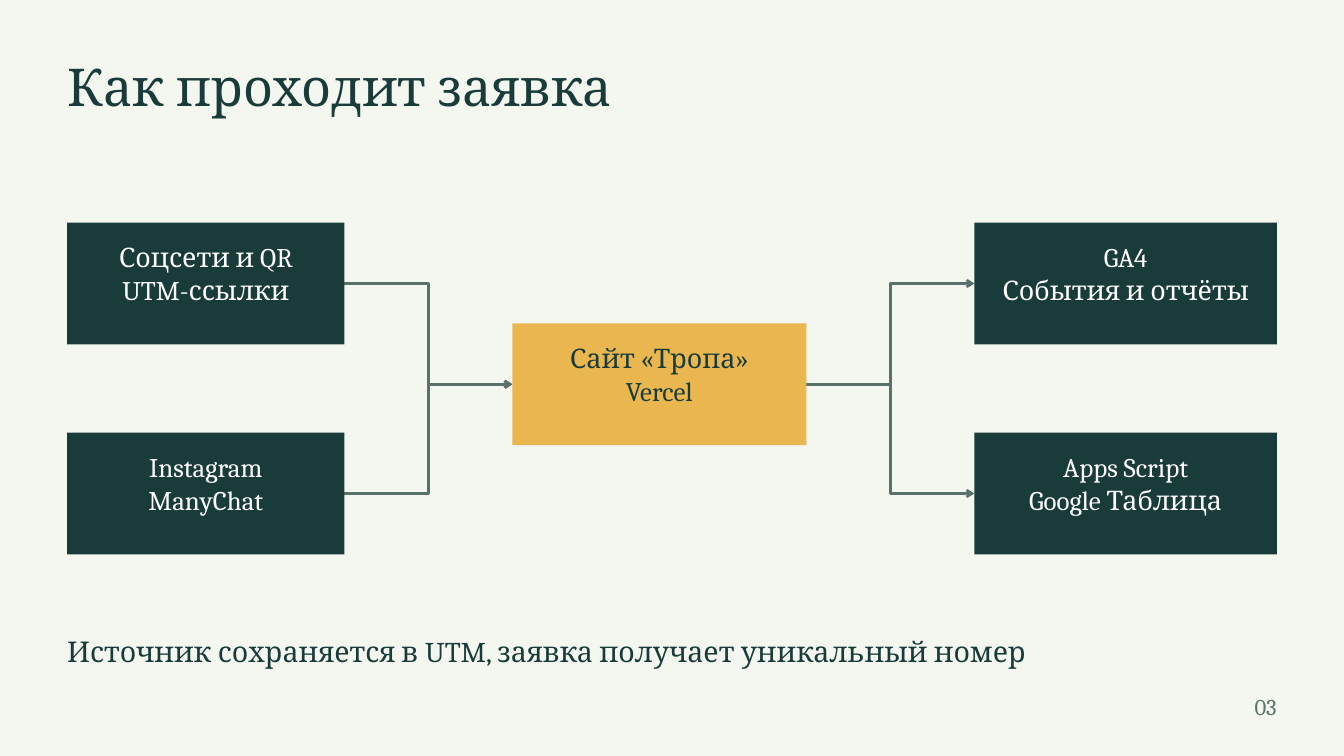
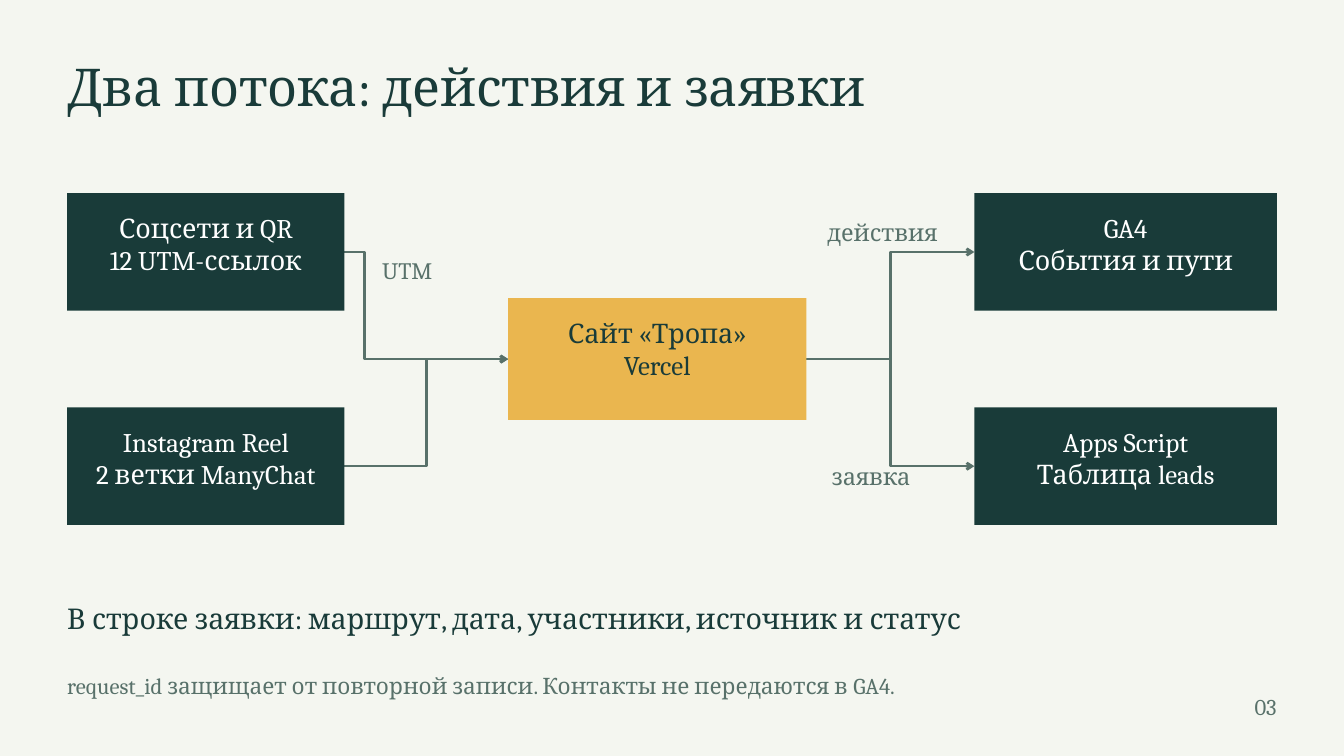
Before and after one commit to Resolushh/tz-11-turklub-tropa, a slide deck: slide 3 of presentation/zashchita.pptx. Drawn at 1344x756 pixels with LibreOffice and Linux fonts; fonts in the diff are those of the drawing. Boxes give left, top, right and bottom in pixels: in the first picture for what was removed or moved away, otherwise in the second. Text is boxed around its words. In the diff, an @@ line names an element or a change of style, - is before the commit and + after.

Commit message:
presentation: добавить наглядный путь заявки и подробности проекта

```diff
--- a/presentation/zashchita.pptx
+++ b/presentation/zashchita.pptx
@@ text at bbox=[67, 67, 866, 117]: text changed @@
-Как проходит заявка
+Два потока: действия и заявки
@@ rectangle: place and size @@
-rectangle at bbox=[67, 223, 344, 344]
+rectangle at bbox=[67, 193, 344, 311]
@@ rectangle: place and size @@
-rectangle at bbox=[974, 223, 1276, 344]
+rectangle at bbox=[974, 193, 1276, 311]
@@ text "Соцсети и QR": place and size @@
-text "Соцсети и QR" at bbox=[119, 247, 293, 301]
+text "Соцсети и QR" at bbox=[110, 218, 302, 271]
@@ text added at bbox=[827, 223, 937, 246], 21 pt, text #58716A @@
+действия
@@ text "GA4": place and size @@
-text "GA4" at bbox=[1002, 249, 1249, 301]
+text "GA4" at bbox=[1018, 220, 1232, 277]
@@ text at bbox=[110, 252, 302, 271]: text changed @@
-UTM-ссылки
+12 UTM-ссылок
@@ elbow arrow moved from (344, 284) - (512, 385) to (344, 252) - (508, 359) @@
@@ text added at bbox=[382, 263, 432, 279], 21 pt, text #58716A @@
+UTM
@@ elbow arrow moved from (806, 385) - (974, 284) to (806, 359) - (974, 252) @@
@@ text at bbox=[1018, 249, 1232, 277]: text changed @@
-События и отчёты
+События и пути
@@ rectangle: place and size @@
-rectangle at bbox=[512, 323, 806, 445]
+rectangle at bbox=[508, 298, 806, 420]
@@ text "Сайт «Тропа»": place and size @@
-text "Сайт «Тропа»" at bbox=[570, 348, 736, 401]
+text "Сайт «Тропа»" at bbox=[568, 323, 734, 375]
@@ elbow arrow moved from (344, 493) - (512, 385) to (344, 466) - (508, 359) @@
@@ elbow arrow moved from (806, 385) - (974, 493) to (806, 359) - (974, 466) @@
@@ rectangle: place and size @@
-rectangle at bbox=[67, 432, 344, 554]
+rectangle at bbox=[67, 407, 344, 525]
@@ rectangle: place and size @@
-rectangle at bbox=[974, 432, 1276, 554]
+rectangle at bbox=[974, 407, 1276, 525]
@@ text at bbox=[96, 433, 316, 490]: text changed @@
-Instagram
-ManyChat
+Instagram Reel
+2 ветки ManyChat
@@ text "Apps Script": place and size @@
-text "Apps Script" at bbox=[1029, 459, 1222, 516]
+text "Apps Script" at bbox=[1037, 434, 1214, 490]
@@ text added at bbox=[832, 463, 911, 485], 21 pt, text #58716A @@
+заявка
@@ text at bbox=[1037, 463, 1214, 490]: text changed @@
-Google Таблица
+Таблица leads
@@ text added at bbox=[67, 608, 961, 636], 25.5 pt, text #193B39 @@
+В строке заявки: маршрут, дата, участники, источник и статус
@@ text removed at bbox=[67, 641, 1026, 669] @@
-Источник сохраняется в UTM, заявка получает уникальный номер
@@ text added at bbox=[67, 677, 894, 700], 20.2 pt, text #58716A @@
+request_id защищает от повторной записи. Контакты не передаются в GA4.
```
Also in this commit, not shown: 5 other slides changed, 5 slides added, 5 slides removed, 4 other files.
